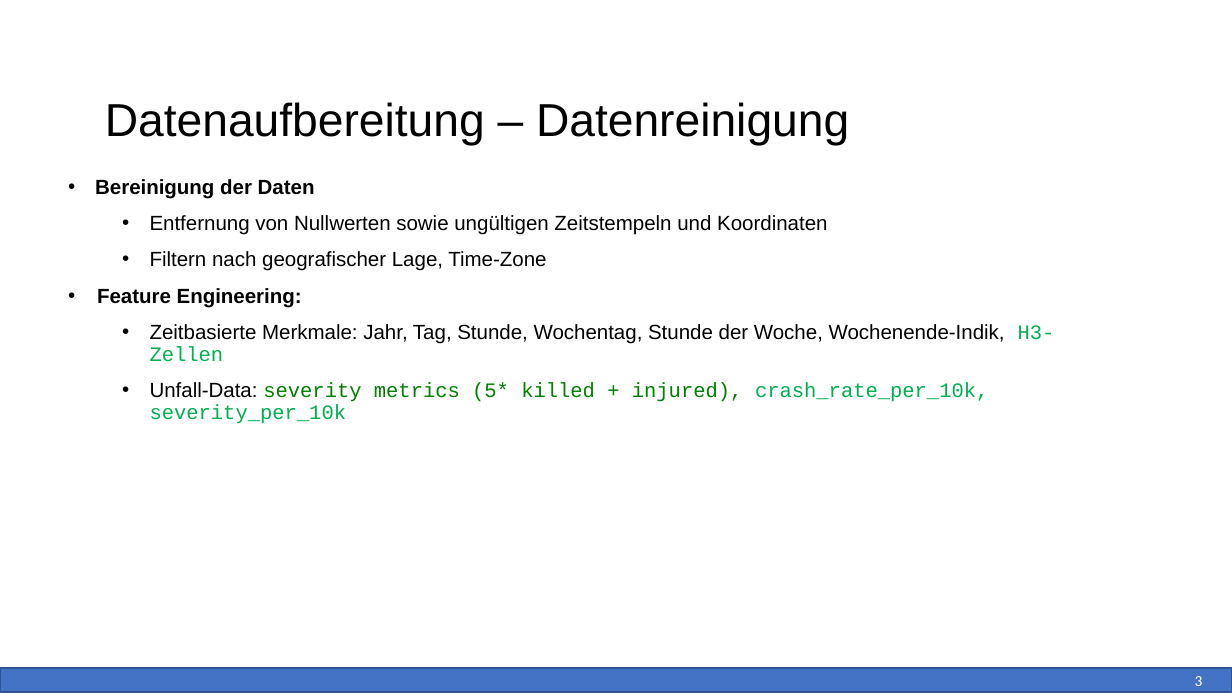
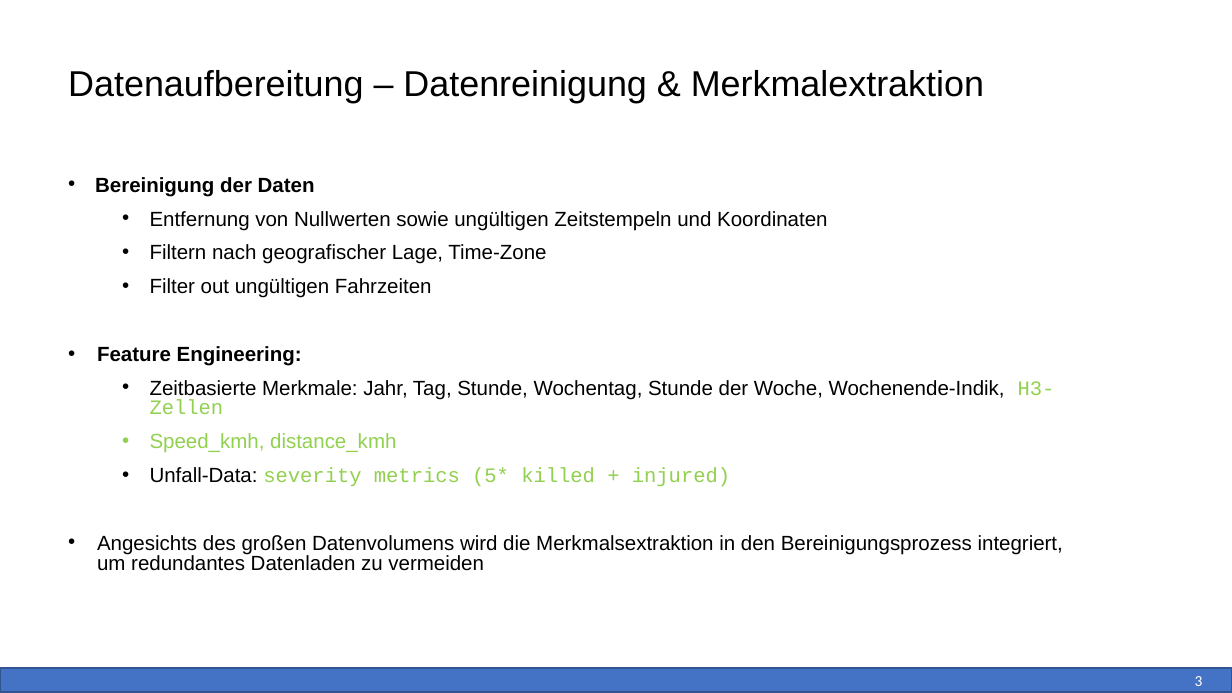
Before and after one commit to ablat1329/citibike_accident_analysis, a slide deck: slide 3 of CitiBike Risikoanalyse & Modellierung.pptx. Drawn at 1232x693 pixels with LibreOffice and Linux fonts; fonts in the diff are those of the drawing. Boxes give left, top, right and bottom in pixels: in the first picture for what was removed or moved away, otherwise in the second. Text is boxed around its words. In the diff, an @@ line names an element or a change of style, - is before the commit and + after.

```diff
--- a/CitiBike Risikoanalyse & Modellierung.pptx
+++ b/CitiBike Risikoanalyse & Modellierung.pptx
@@ title at (68, 70, 984, 103): text changed; size 36 to 28 pt @@
-Datenaufbereitung – Datenreinigung
+Datenaufbereitung – Datenreinigung & Merkmalextraktion
@@ text at (95, 177, 1055, 414): text colour #00B050 to #92D050 in "H3-Zellen"; line spacing 0.9 to 0.8 @@
@@ text at (150, 278, 432, 298): paragraph added @@
+    • Filter out ungültigen Fahrzeiten
@@ text at (97, 433, 1063, 571): text changed; font Courier New to Arial; text colour #00B050 to #000000 @@
-    • Unfall-Data: severity metrics (5* killed + injured), crash_rate_per_10k, severity_per_10k
+    • Speed_kmh, distance_kmh
+    • Unfall-Data: severity metrics (5* killed + injured)
+  • Angesichts des großen Datenvolumens wird die Merkmalsextraktion in den Bereinigungsprozess integriert, um redundantes Datenladen zu vermeiden
```
Also in this commit, not shown: 9 other slides changed.
